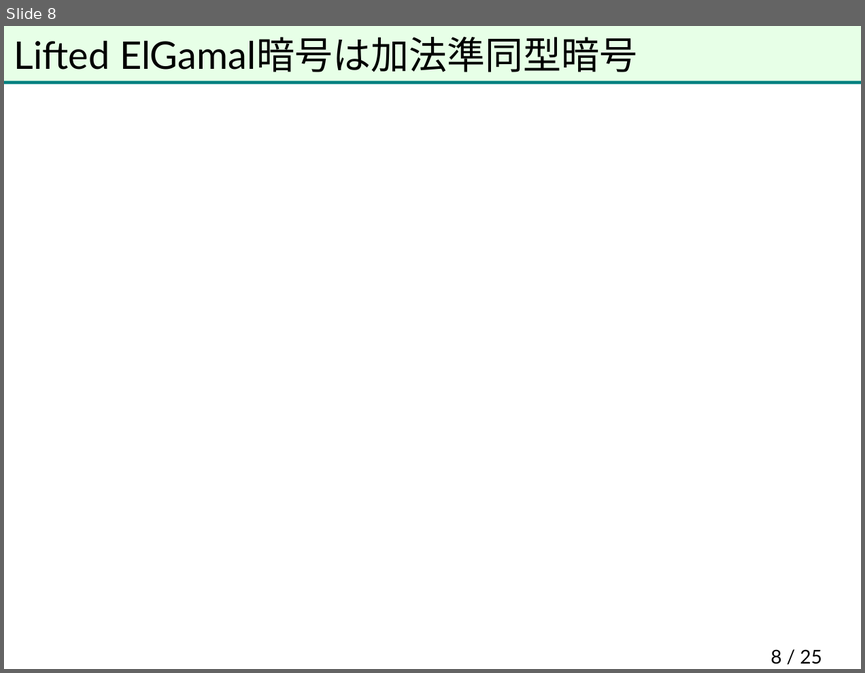
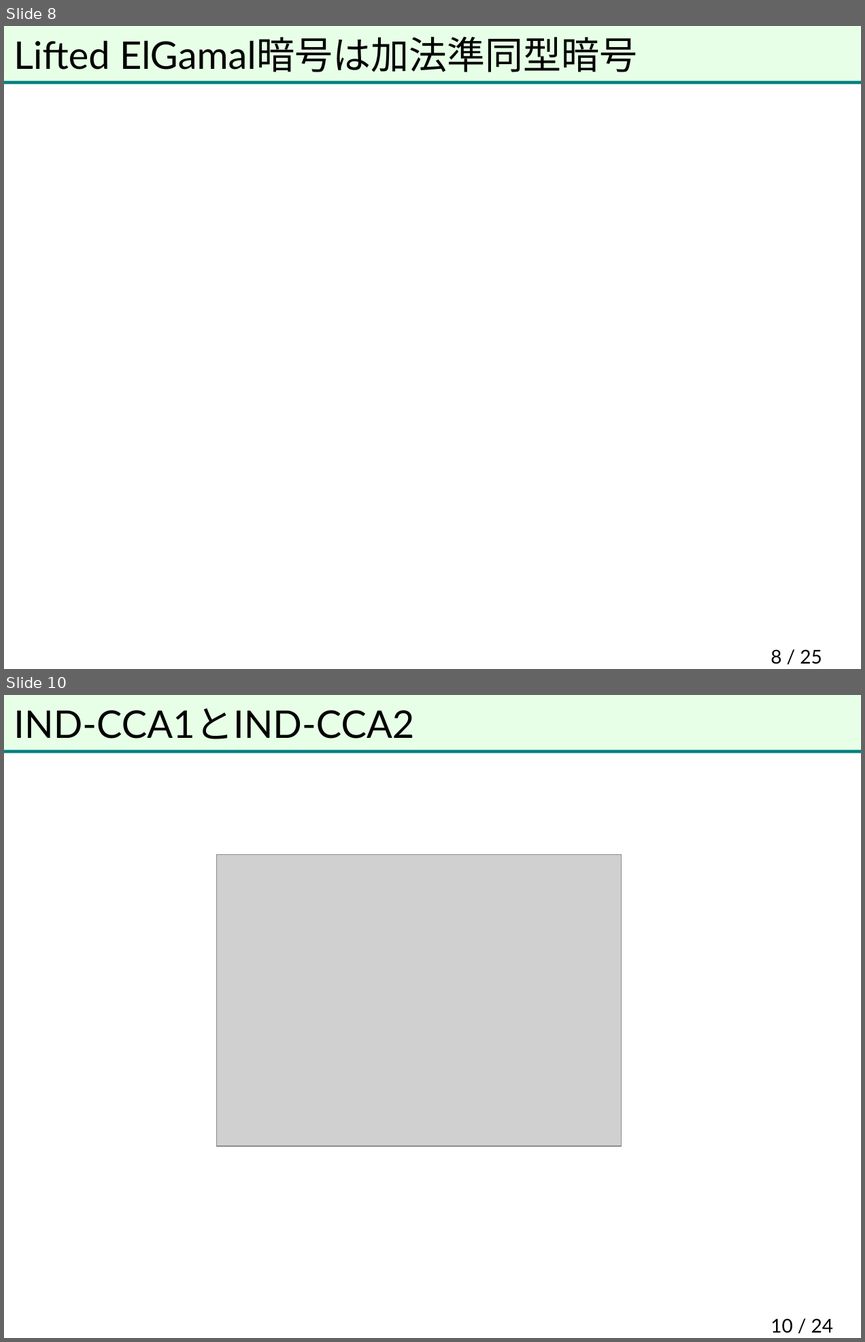
Before and after one commit to herumi/anninbon, a slide deck: lec/anninbon13.pptx. Shown one above the other, each under a label of ours: slide 8 before the commit, slides 8 and 10 after it; the slides between them are not shown. The pictures are 865x673 and 865x1342 pixels, drawn with LibreOffice and Linux fonts; fonts in the diff are those of the drawing; grey boxes stand for pictures; background and template pictures are left out. Boxes give left, top, right and bottom in pixels: in the first picture for what was removed or moved away, otherwise in the second. Text is boxed around its words. In the diff, an @@ line names an element or a change of style, - is before the commit and + after.

```diff
--- a/lec/anninbon13.pptx
+++ b/lec/anninbon13.pptx
@@ slide 10 added at (4,695,861,1338), background picture (left out); not listed: 2 template elements that a slide beside it also shows @@
@@ title added at (14,708,414,739), 32 pt, text #000000 @@
+IND-CCA1とIND-CCA2
@@ picture added at (216,854,621,1146) @@
@@ page number added at (770,1318,833,1333), 16 pt, text #000000 @@
+10 / 24
```
Also in this commit, not shown: 1 slide changed, 1 other slide added.
